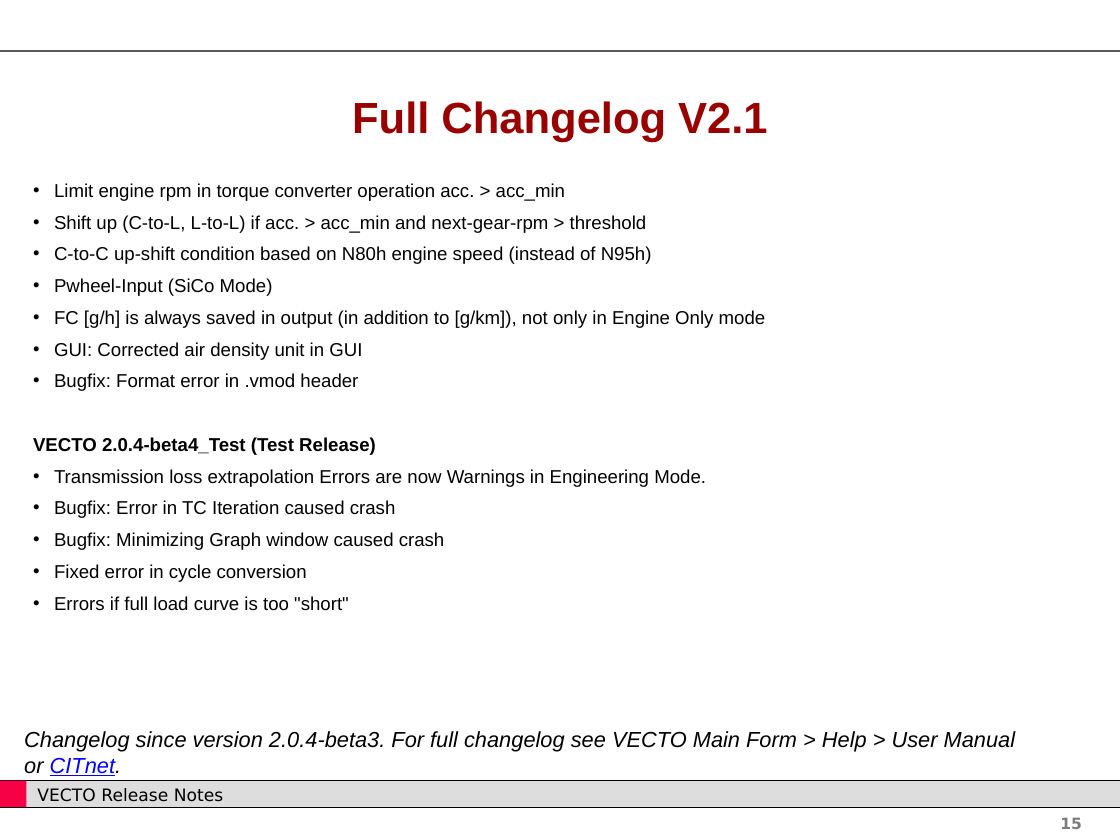
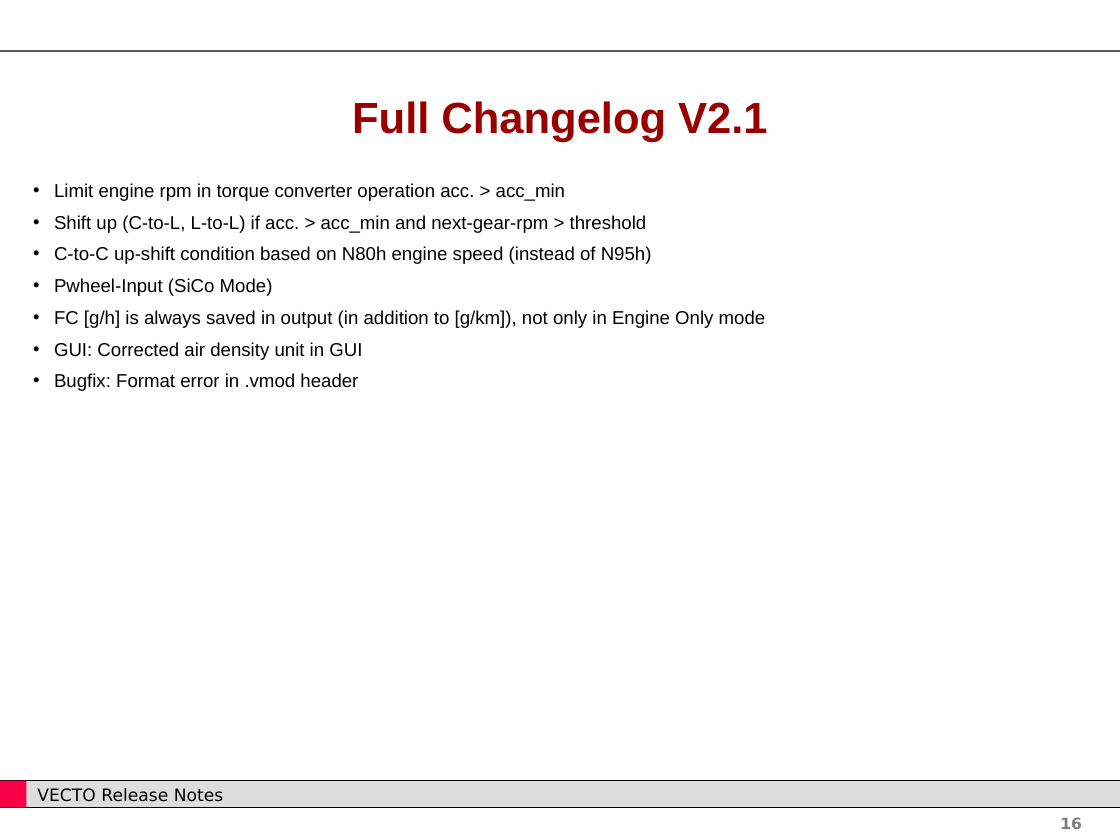
Before and after one commit to CLIMA-VECTO/vecto-sim, a slide deck: slide 16 of User Manual Source/Release Notes V2.2.pptx (slide 15 before the commit). Drawn at 1120x840 pixels with LibreOffice and Linux fonts; fonts in the diff are those of the drawing; background and template pictures are left out. Boxes give left, top, right and bottom in pixels: in the first picture for what was removed or moved away, otherwise in the second. Text is boxed around its words. In the diff, an @@ line names an element or a change of style, - is before the commit and + after.

Commit message:
User Manual update (unfinished)

```diff
--- a/User Manual Source/Release Notes V2.2.pptx
+++ b/User Manual Source/Release Notes V2.2.pptx
@@ text at (x1=33, y1=437, x2=706, y2=611): paragraphs removed @@
-VECTO 2.0.4-beta4_Test (Test Release)
-• Transmission loss extrapolation Errors are now Warnings in Engineering Mode.
-• Bugfix: Error in TC Iteration caused crash
-• Bugfix: Minimizing Graph window caused crash
-• Fixed error in cycle conversion
-• Errors if full load curve is too "short"
@@ text removed at (x1=24, y1=731, x2=1016, y2=776) @@
-Changelog since version 2.0.4-beta3. For full changelog see VECTO Main Form > Help > User Manual
-or CITnet.
@@ page number at (x1=1060, y1=817, x2=1082, y2=829): text changed @@
-15
+16
```
Also in this commit, not shown: 2 other slides changed, 2 slides added, 1 slide removed, 7 other files.
